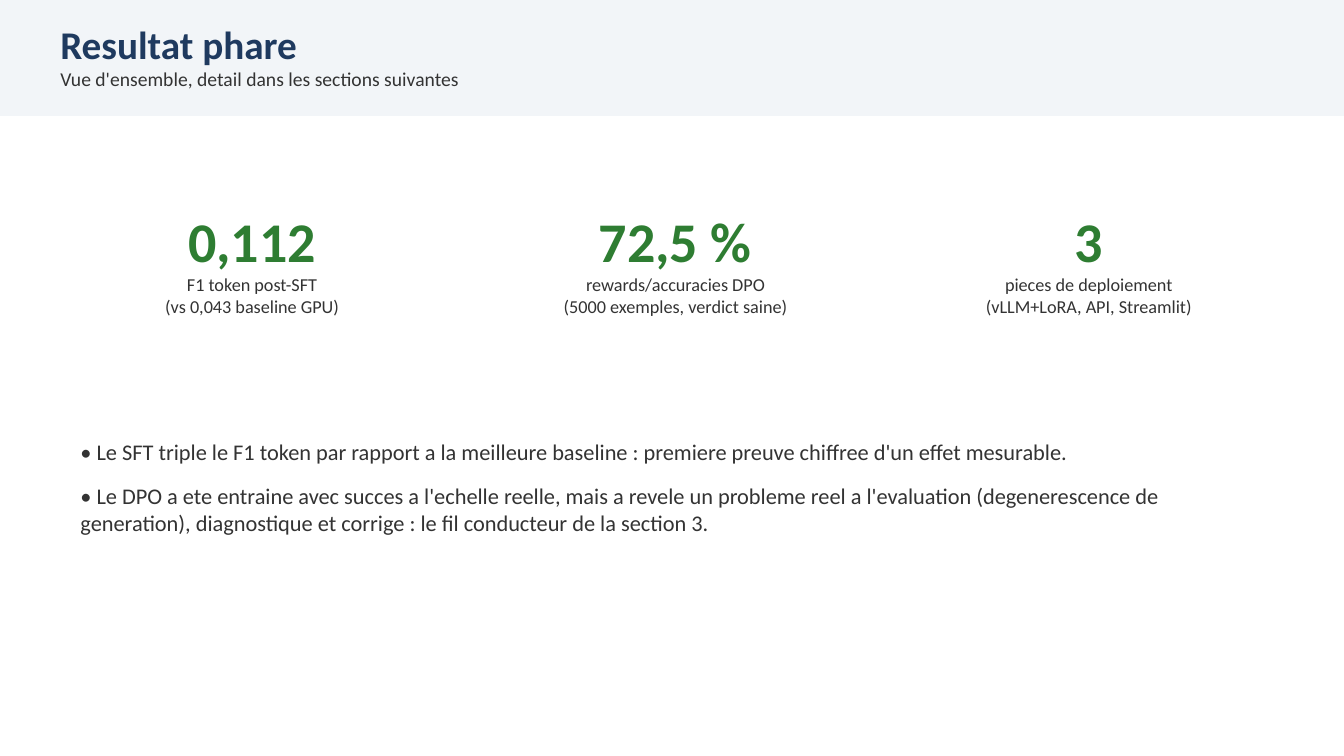
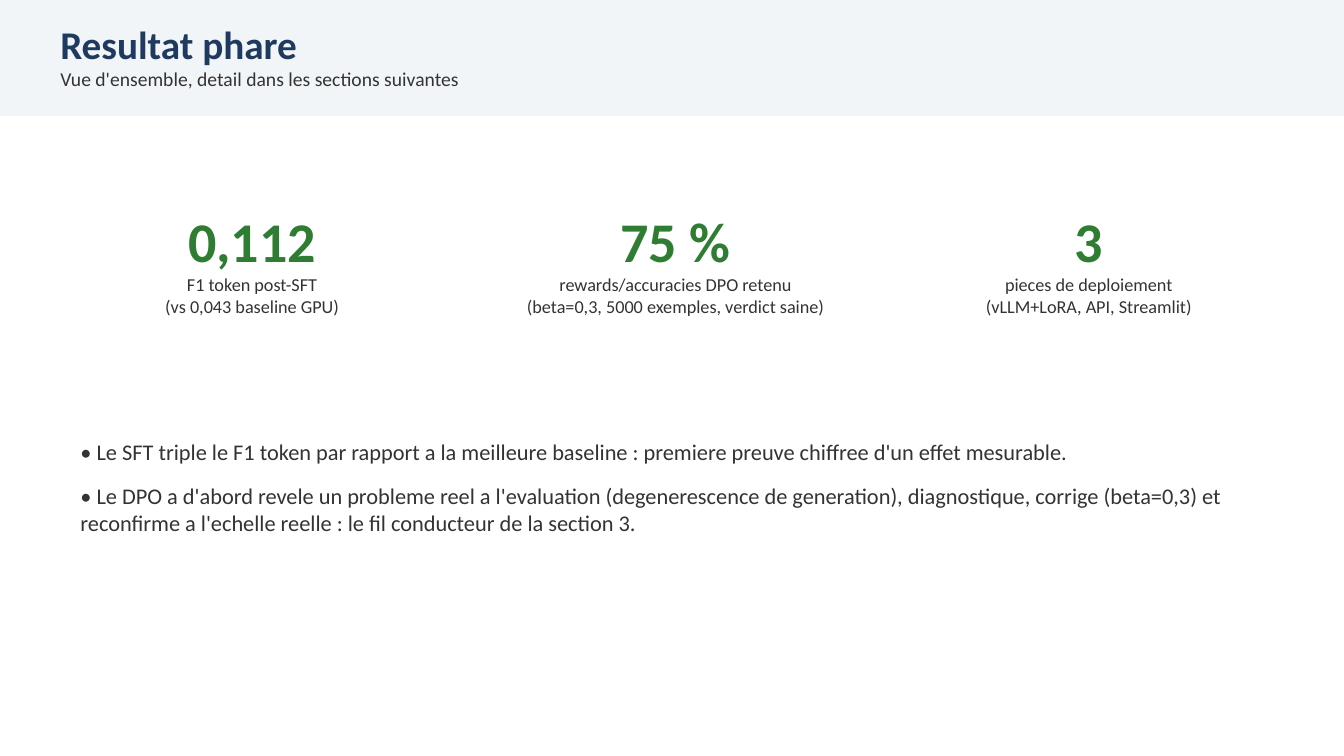
Before and after one commit to racemartin/m14_ocr, a slide deck: slide 3 of docs/00_cadrage/05_presentation_soutenance.pptx. Drawn at 1344x756 pixels with LibreOffice and Linux fonts; fonts in the diff are those of the drawing. Boxes give left, top, right and bottom in pixels: in the first picture for what was removed or moved away, otherwise in the second. Text is boxed around its words. In the diff, an @@ line names an element or a change of style, - is before the commit and + after.

Commit message:
fix(soutenance): refleter la confirmation DPO beta=0,3 a l'echelle reelle
Rebase sur main (commit local avance depuis le lancement de cette
branche) : le run complet a 5000 exemples avec beta=0,3 confirme
F1=0,110 (quasi identique au post-SFT, aucune regression par rapport
au checkpoint pas cher a 100). Met a jour les diapositives DPO
(run 5000, cause/correction, synthese, conclusions) pour retirer la
mention "a confirmer" devenue obsolete et citer les chiffres finaux.

```diff
--- a/docs/00_cadrage/05_presentation_soutenance.pptx
+++ b/docs/00_cadrage/05_presentation_soutenance.pptx
@@ text at <box>527,225,824,316</box>: text changed @@
-72,5 %
-rewards/accuracies DPO
-(5000 exemples, verdict saine)
+75 %
+rewards/accuracies DPO retenu
+(beta=0,3, 5000 exemples, verdict saine)
@@ text at <box>80,488,1220,531</box>: text changed @@
-• Le DPO a ete entraine avec succes a l'echelle reelle, mais a revele un probleme reel a l'evaluation (degenerescence de generation), diagnostique et corrige : le fil conducteur de la section 3.
+• Le DPO a d'abord revele un probleme reel a l'evaluation (degenerescence de generation), diagnostique, corrige (beta=0,3) et reconfirme a l'echelle reelle : le fil conducteur de la section 3.
```
Also in this commit, not shown: 5 other slides changed, 1 other file.
